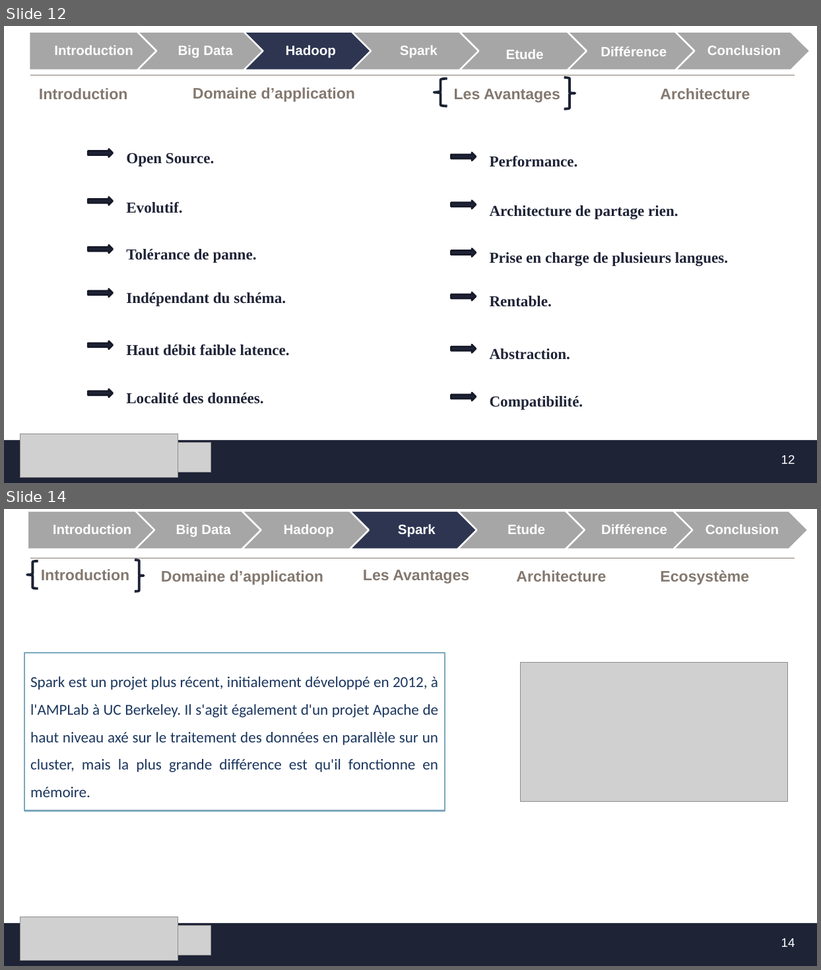
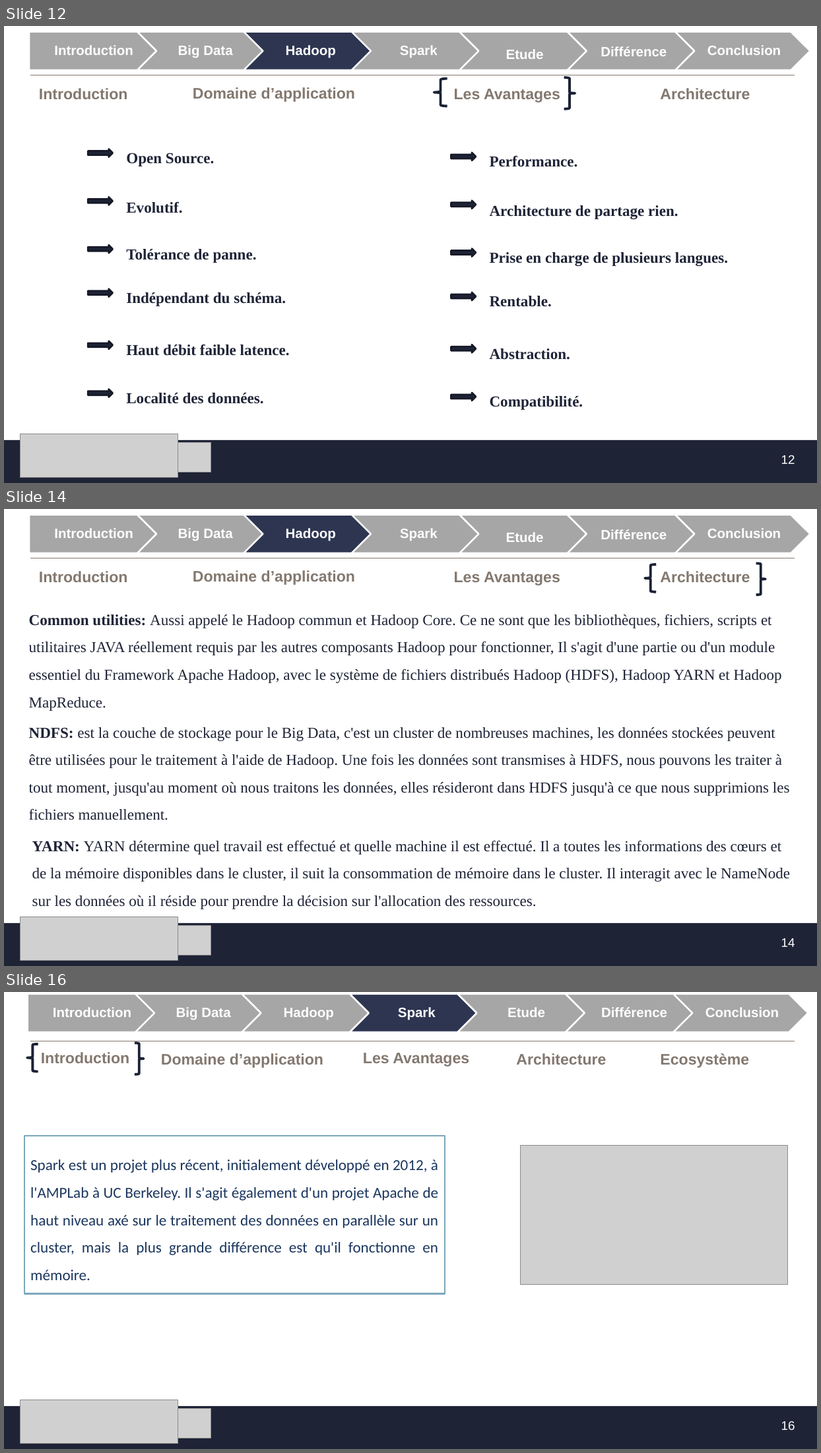
Before and after one commit to MF-13/E-Learning_Platforme, a slide deck: SFE/Présentation_SFE.pptx. Shown one above the other, each under a label of ours: slides 12 and 14 before the commit, slides 12, 14 and 16 after it; the slides between them are not shown. The pictures are 821x970 and 821x1453 pixels, drawn with LibreOffice and Linux fonts; fonts in the diff are those of the drawing; grey boxes stand for pictures; background and template pictures are left out. Boxes give left, top, right and bottom in pixels: in the first picture for what was removed or moved away, otherwise in the second. Text is boxed around its words. In the diff, an @@ line names an element or a change of style, - is before the commit and + after.

```diff
--- a/SFE/Présentation_SFE.pptx
+++ b/SFE/Présentation_SFE.pptx
@@ slide 14 added at <box>4,509,817,966</box>, background #FFFFFF; not listed: 4 template elements that a slide beside it also shows @@
@@ group added at <box>29,514,811,553</box>: 7 texts, 6 chevrons, 1 pentagon arrow @@
+Introduction
+Big Data
+Hadoop
+Spark
+Etude
+Différence
+Conclusion
@@ left brace added at <box>645,564,657,592</box>, outline #1D2235 3 pt @@
@@ right brace added at <box>756,563,765,595</box>, outline #1D2235 3 pt @@
@@ title added at <box>39,571,128,582</box>, 18 pt, text #83786F, bold @@
+Introduction
@@ text added at <box>193,570,355,585</box>, 18 pt, text #83786F, bold @@
+Domaine d’application
@@ text added at <box>454,572,560,586</box>, 18 pt, text #83786F, bold @@
+Les Avantages
@@ text added at <box>660,571,750,582</box>, 18 pt, text #83786F, bold @@
+Architecture
@@ text added at <box>29,614,782,711</box>, 18 pt, text #1E2336 @@
+Common utilities: Aussi appelé le Hadoop commun et Hadoop Core. Ce ne sont que les bibliothèques, fichiers, scripts et utilitaires JAVA réellement requis par les autres composants Hadoop pour fonctionner, Il s'agit d'une partie ou d'un module essentiel du Framework Apache Hadoop, avec le système de fichiers distribués Hadoop (HDFS), Hadoop YARN et Hadoop MapReduce.
@@ text added at <box>29,727,790,821</box>, 18 pt, text #1E2336 @@
+NDFS: est la couche de stockage pour le Big Data, c'est un cluster de nombreuses machines, les données stockées peuvent être utilisées pour le traitement à l'aide de Hadoop. Une fois les données sont transmises à HDFS, nous pouvons les traiter à tout moment, jusqu'au moment où nous traitons les données, elles résideront dans HDFS jusqu'à ce que nous supprimions les fichiers manuellement.
@@ text added at <box>32,840,790,910</box>, 18 pt, text #1E2336 @@
+YARN: YARN détermine quel travail est effectué et quelle machine il est effectué. Il a toutes les informations des cœurs et de la mémoire disponibles dans le cluster, il suit la consommation de mémoire dans le cluster. Il interagit avec le NameNode sur les données où il réside pour prendre la décision sur l'allocation des ressources.
@@ picture added at <box>20,917,178,961</box> @@
@@ picture added at <box>20,926,211,956</box> @@
@@ page number added at <box>781,939,795,947</box>, 14.7 pt, text #FFFFFF @@
+14
@@ what was slide 14 is now slide 16 @@
@@ page number at <box>781,1422,795,1430</box>: text changed @@
-14
+16
```
Also in this commit, not shown: 10 slides changed, 13 other slides added.
